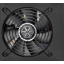
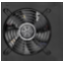
The second (64, 64) image is a revision of the first. Changes to its layers:
painted on "4" over [0, 2, 64, 61]
